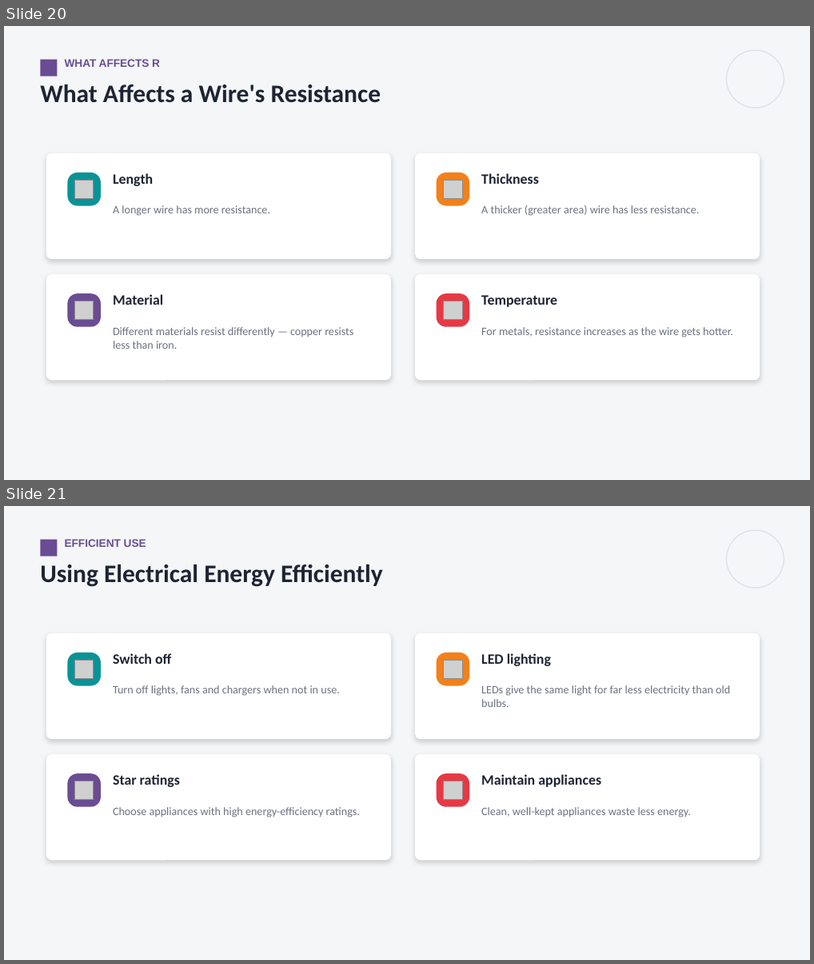
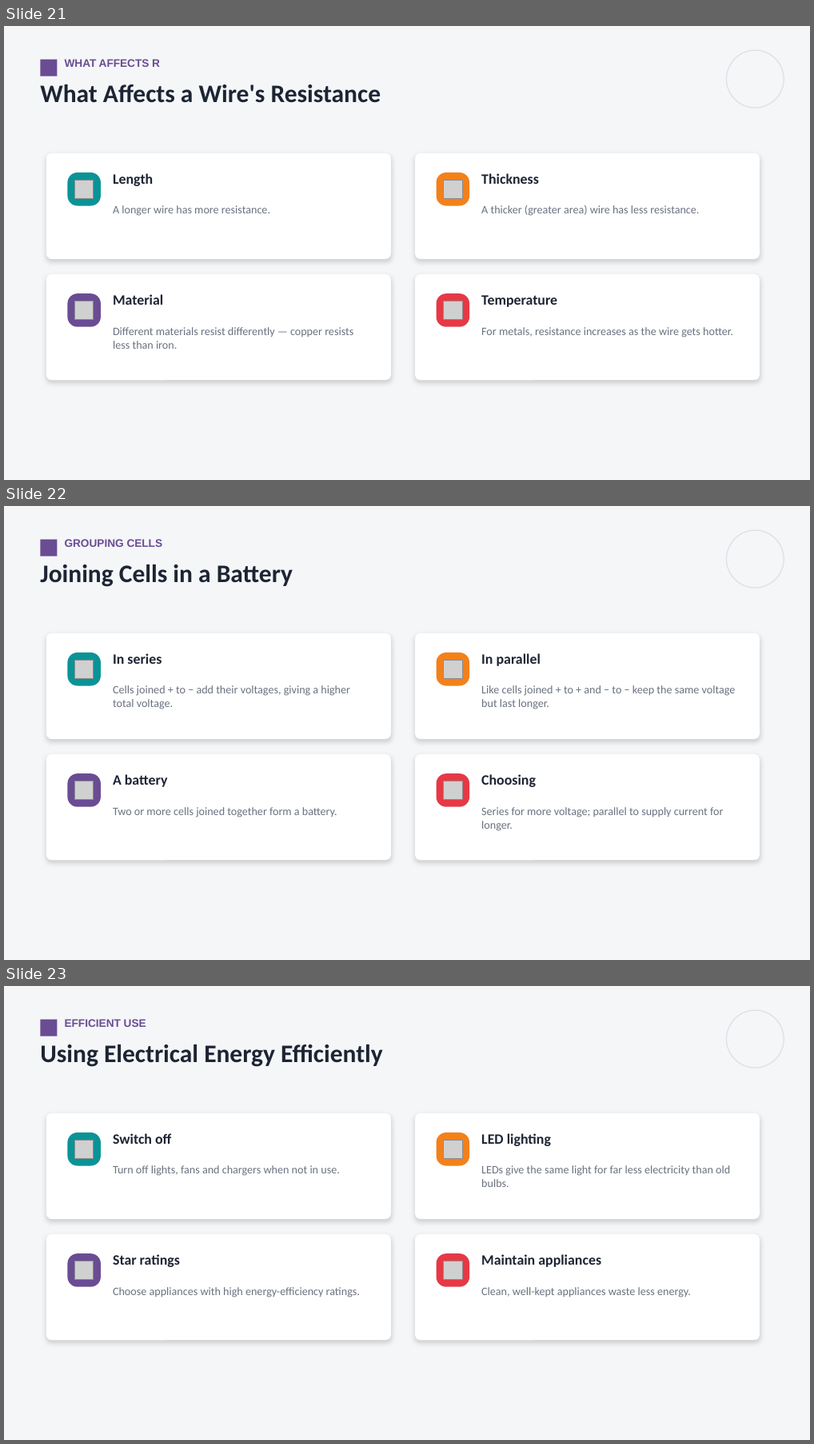
Before and after one commit to parmeshwars2911/MyFirstAR, a slide deck: ppt/Grade09/G9_S114_Current_Electricity_2.pptx. Shown one above the other, each under a label of ours: slides 20 and 21 before the commit, slides 21, 22 and 23 after it. The pictures are 814x964 and 814x1444 pixels, drawn with LibreOffice and Linux fonts; fonts in the diff are those of the drawing; grey boxes stand for pictures. Boxes give left, top, right and bottom in pixels: in the first picture for what was removed or moved away, otherwise in the second. Text is boxed around its words. In the diff, an @@ line names an element or a change of style, - is before the commit and + after.

```diff
--- a/ppt/Grade09/G9_S114_Current_Electricity_2.pptx
+++ b/ppt/Grade09/G9_S114_Current_Electricity_2.pptx
@@ slide 22 added at [4, 506, 810, 960], background #F4F6F8 @@
@@ rectangle added at [40, 540, 58, 556], fill #6A4C93 @@
@@ text added at [65, 539, 163, 547], 13 pt, text #6A4C93, bold @@
+GROUPING CELLS
@@ ellipse added at [727, 530, 784, 588], outline #DDE2E8 1.25 pt @@
@@ text added at [40, 564, 293, 587], 30 pt, text #1D2433, bold @@
+Joining Cells in a Battery
@@ rounded rectangle added at [46, 633, 391, 739], fill #FFFFFF @@
@@ rounded rectangle added at [415, 633, 760, 739], fill #FFFFFF @@
@@ rounded rectangle added at [67, 652, 101, 686], fill #0A9396 @@
@@ picture added at [74, 660, 94, 679] @@
@@ text added at [113, 653, 162, 664], 17 pt, text #1D2433, bold @@
+In series
@@ rounded rectangle added at [437, 652, 470, 686], fill #F4801A @@
@@ picture added at [444, 660, 462, 679] @@
@@ text added at [482, 653, 541, 666], 17 pt, text #1D2433, bold @@
+In parallel
@@ text added at [113, 685, 350, 709], 13.5 pt, text #6B7280 @@
+Cells joined + to − add their voltages, giving a higher total voltage.
@@ text added at [482, 685, 736, 709], 13.5 pt, text #6B7280 @@
+Like cells joined + to + and − to − keep the same voltage but last longer.
@@ rounded rectangle added at [46, 754, 391, 860], fill #FFFFFF @@
@@ rounded rectangle added at [415, 754, 760, 860], fill #FFFFFF @@
@@ rounded rectangle added at [67, 773, 101, 807], fill #6A4C93 @@
@@ picture added at [74, 780, 94, 800] @@
@@ text added at [113, 774, 168, 787], 17 pt, text #1D2433, bold @@
+A battery
@@ rounded rectangle added at [437, 773, 470, 807], fill #E63946 @@
@@ picture added at [444, 780, 462, 800] @@
@@ text added at [482, 774, 536, 787], 17 pt, text #1D2433, bold @@
+Choosing
@@ text added at [113, 807, 338, 817], 13.5 pt, text #6B7280 @@
+Two or more cells joined together form a battery.
@@ text added at [482, 807, 723, 831], 13.5 pt, text #6B7280 @@
+Series for more voltage; parallel to supply current for longer.
@@ what was slide 20 is now slide 21 @@
@@ what was slide 21 is now slide 23 @@
```
Also in this commit, not shown: 1 other slide added, 2 other files.
